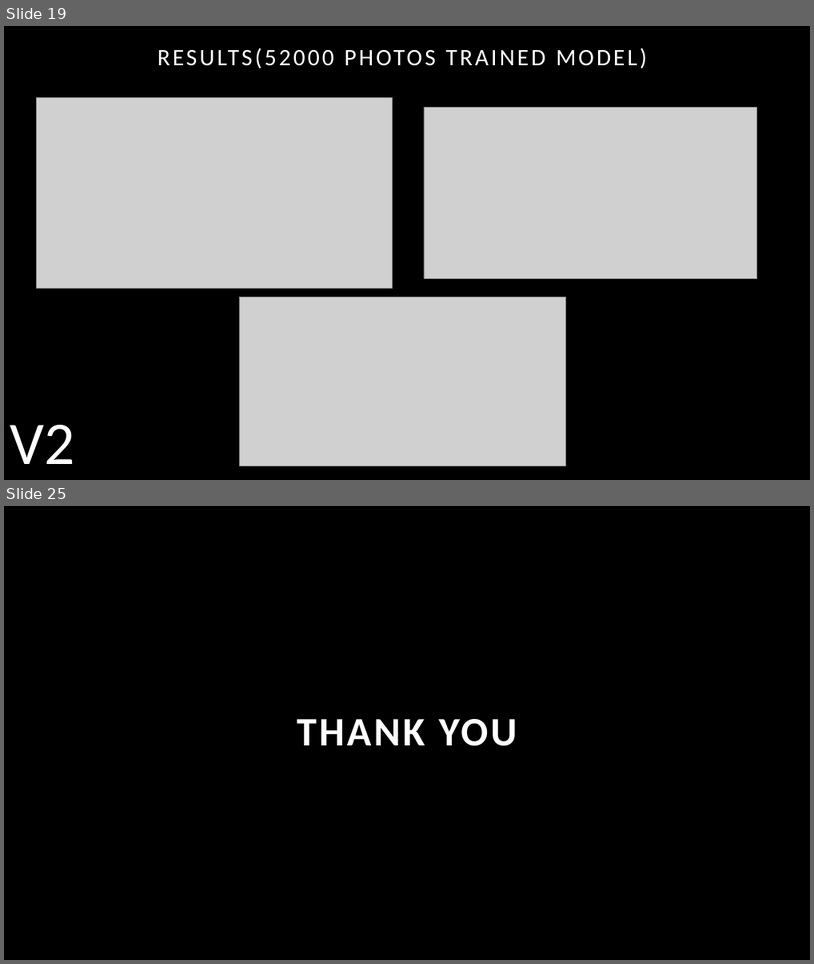
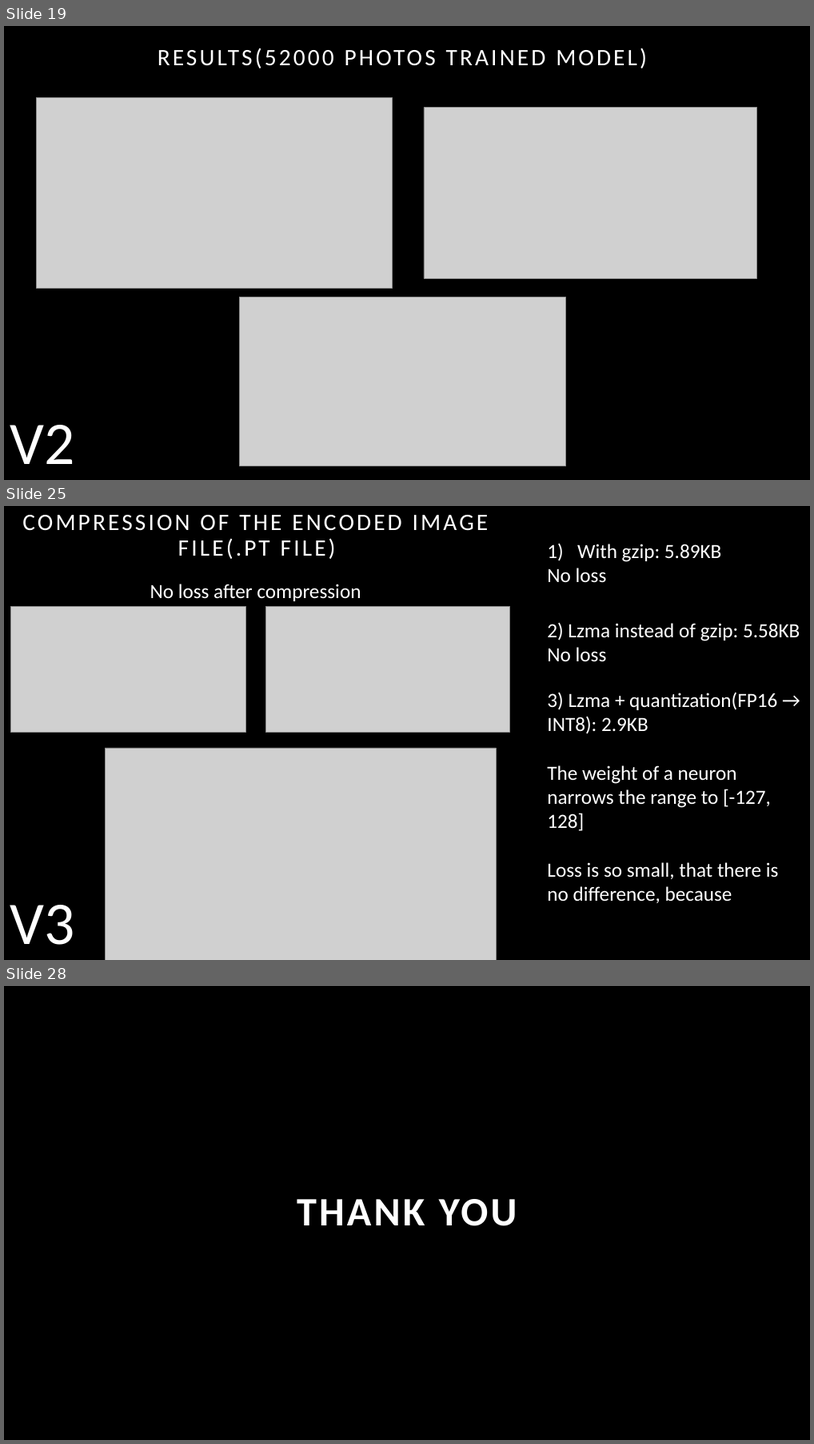
Before and after one commit to Heigen007/ai_photo_enhanse_python, a slide deck: ai_compression_project.pptx. Shown one above the other, each under a label of ours: slides 19 and 25 before the commit, slides 19, 25 and 28 after it; the slides between them are not shown. The pictures are 814x964 and 814x1444 pixels, drawn with LibreOffice and Linux fonts; fonts in the diff are those of the drawing; grey boxes stand for pictures. Boxes give left, top, right and bottom in pixels: in the first picture for what was removed or moved away, otherwise in the second. Text is boxed around its words. In the diff, an @@ line names an element or a change of style, - is before the commit and + after.

```diff
--- a/ai_compression_project.pptx
+++ b/ai_compression_project.pptx
@@ slide 25 added at (x1=4, y1=506, x2=810, y2=960), background #000000 @@
@@ text added at (x1=178, y1=538, x2=336, y2=559), 28 pt, text #FFFFFF @@
+COMPRESSION OF THE ENCODED IMAGE FILE(.PT FILE)
@@ text added at (x1=547, y1=544, x2=722, y2=583), 24 pt, text #FFFFFF @@
+1) With gzip: 5.89KB
+No loss
@@ text added at (x1=150, y1=584, x2=361, y2=601), 24 pt, text #FFFFFF @@
+No loss after compression
@@ picture added at (x1=10, y1=607, x2=246, y2=732) @@
@@ picture added at (x1=266, y1=607, x2=510, y2=732) @@
@@ text added at (x1=547, y1=622, x2=800, y2=662), 24 pt, text #FFFFFF @@
+2) Lzma instead of gzip: 5.58KB
+No loss
@@ text added at (x1=547, y1=692, x2=779, y2=903), 24 pt, text #FFFFFF @@
+3) Lzma + quantization(FP16 → INT8): 2.9KB
+The weight of a neuron narrows the range to [-127, 128]
+Loss is so small, that there is no difference, because
@@ picture added at (x1=105, y1=748, x2=496, y2=960) @@
@@ text added at (x1=10, y1=904, x2=74, y2=944), 72 pt, text #FFFFFF @@
+V3
@@ what was slide 25 is now slide 28 @@
```
Also in this commit, not shown: 7 slides changed, 2 other slides added, 8 other files.
